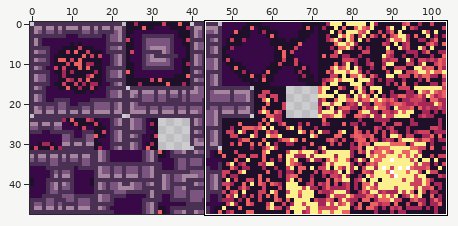
A sprite sheet gets an edit: assets/graphics/map/fire.png. The picture above shows the old version from afar; the outline marks the close-up.
Close-up. Before:
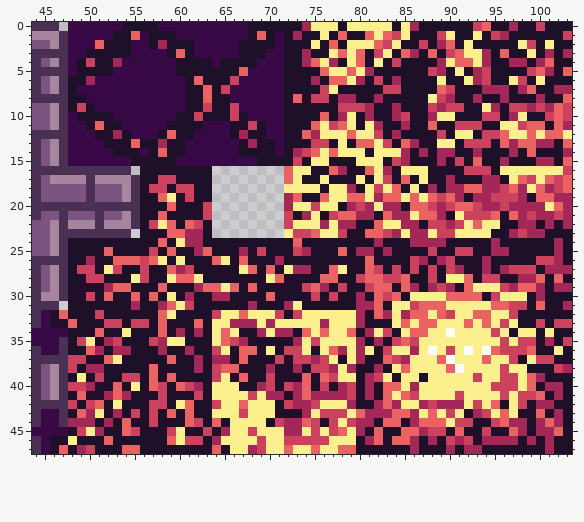
The file is 104x48 pixels. Shown: x 44..103, y 0..47.
After:
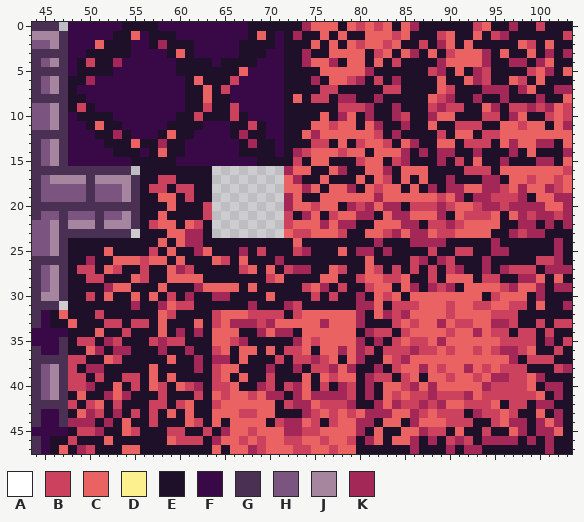
Palette (. is transparent): A #ffffff  B #cc425e  C #ea6262  D #fcef8d  E #1f102a  F #390947  G #4a3052  H #7b5480  J #a6859f  K #a32858
Author's note on the commit: Changes to Fire and Stone tilesets.
Edits made:
Changed rows in their new state; - is an unchanged pixel.
first column x 48:
 0 ---------------------------CCC-CBCBC-C------------------
 1 ----------------------------C-----C--C----C--C----------
 2 ---------------------------C---CBC--C-------C-----C--C--
 3 -----------------------------C-C---C--------CC-----C----
 4 ----------------------------C--C--C-------C--C----------
 5 -----------------------------CC-C----------C------------
 6 -------------------------------B---------C--C----C--C---
 7 -----------------------------B--------------------------
 8 ----------------------------------------C---------------
 9 ----------------------------------------------C---------
10 -------------------------------C---------CC-------C-----
11 ----------------------------C--C-C--------------CC------
12 ----------------------------CCC-CC---------CC----CC-C--C
13 ------------------------------C-B-C------CC-------------
14 ----------------------------C-BCC-CCC-------------------
15 ---------------------------CC---BCC---------------------
16 ------------------------KCC-------C--CCC--------CCCCCCC-
17 -------------------------K--C---C-C----C---------C--C---
18 ------------------------CCKC-CC--C-C--C------------C----
19 -----------C-----------------CC--C---C-C----------------
20 -------------------------CC-CC----C---BB-------------C--
21 ---------------------------C----------C----C------------
22 ----------C--------------CCC-C-----CC-------C-CC--------
23 ------------------------C---CC-------C--C--CCCC---------
24 ------------C-------------------------------------------
26 ----------C-C----B--------------------------------------
27 ----C--------------B----B-----B-------------------------
28 -------C---C--C-------B-------------------CC------------
29 -----------------C---------------------------CCC--------
30 -----------B--------------------------CCCC------CCC-----
31 ------------B------------B----------BB----BCCBB---------
32 -----------B-----CC-BBB---CCCCCC----B---C--CC--BB-------
33 ----------------BC---B-CCCCC-CCC----B-B--KCBBC-KKB------
34 ------B---------C-C---C----C-CC---B--B--CCBCCKC-B-BB-B--
35 --B--------BB---C---------C-CCCC-------BCKCCCCCC-B------
36 -----------------C----C---C-C--C-B--BB-BBC-CCBCBKK----B-
37 -----B-----------------------C-C------CCC-CCCC-CCK-B----
38 ------------------------------C-----B-CKCB-CKCBC-BB-----
39 BB---------------C------------CC---B-BC-CCBCC-CKK-B-----
40 -------B--------BBC------------------B-CKCCCCCK---B-----
41 ----------------CBCC-C--------------B--BKBB-KCBB-B------
42 -----B------B----CC-CCC----CBBB------BB---CCB-B--B------
43 ---B------------CCC-BCC----BC-CB-------B-B-B---B-B------
44 ------------------CCCC--------CC----------B-------------
45 --B---------B-----CC-CCC--B-CC-C------------------------
46 B-----------B----CCBC-CC--CC-CCB------------------------
47 ------------------CC--CC-BB-CB--------------------------
Where, in picture pixels (left, top, right, bottom), the same in both close-ups:
changed: (68, 22, 572, 454)
